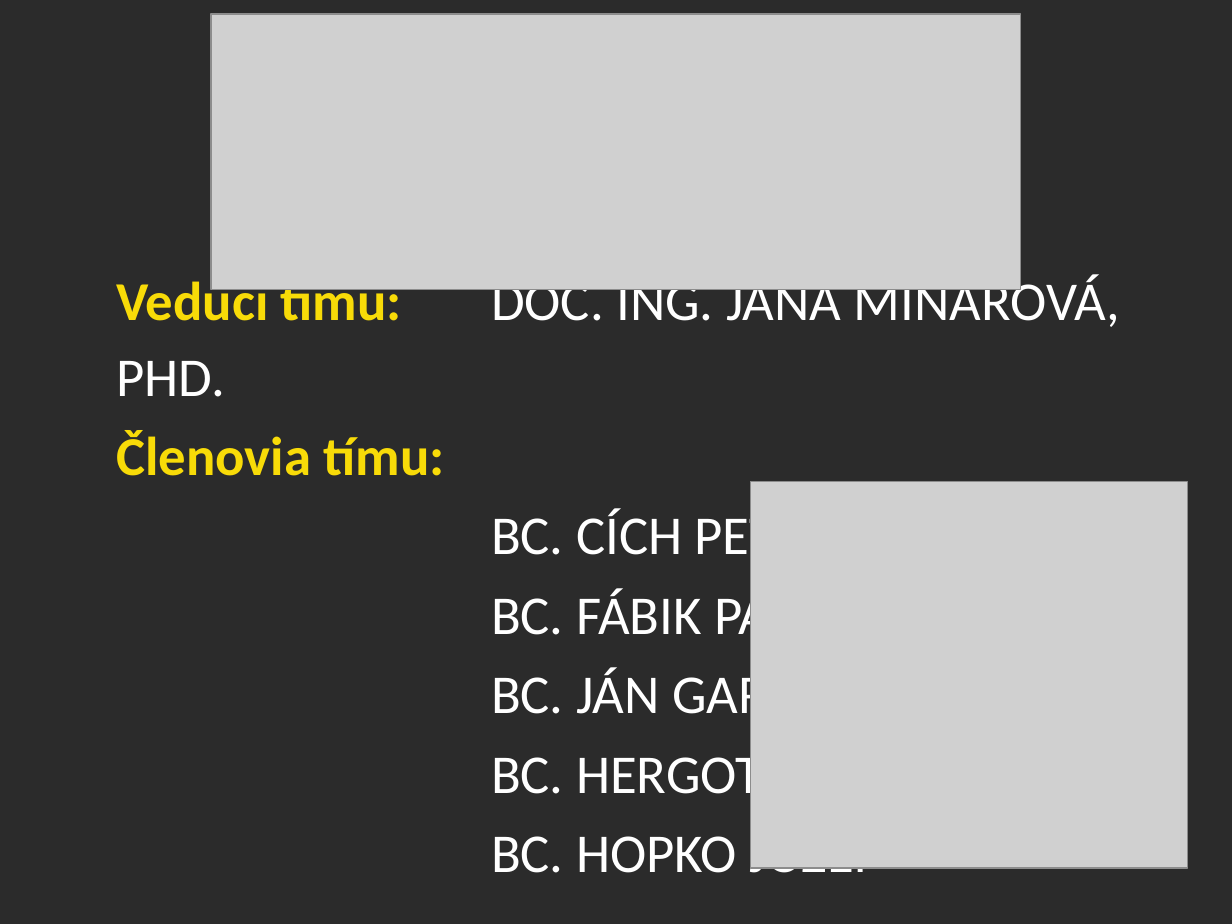
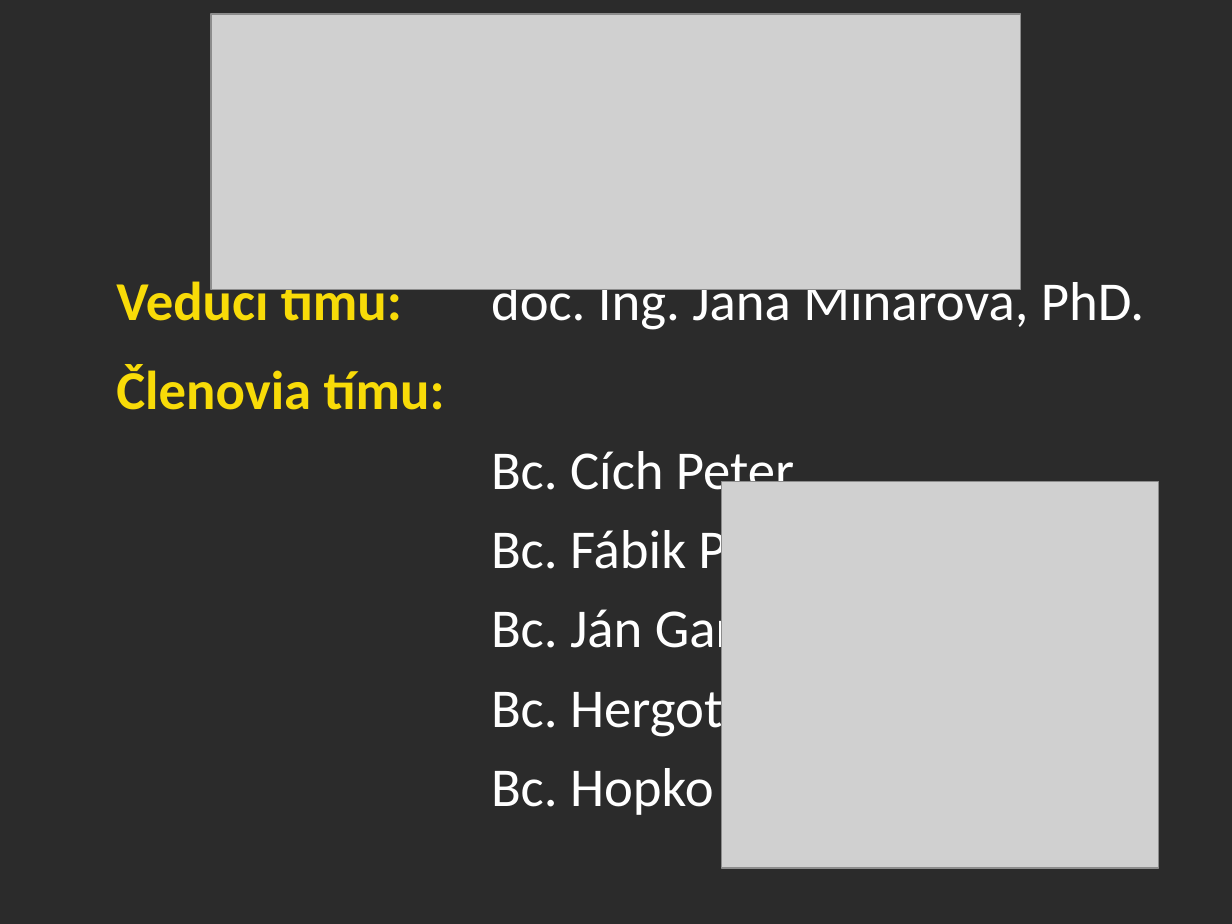
Before and after one commit to googlecode-mirror/timovy2007, a slide deck: slide 1 of doc/prezentacia/alumni_action_presentation.ppt. Drawn at 1232x924 pixels with LibreOffice and Linux fonts; fonts in the diff are those of the drawing; grey boxes stand for pictures; background and template pictures are left out; a plain dark background stands for a picture behind light text. Boxes give left, top, right and bottom in pixels: in the first picture for what was removed or moved away, otherwise in the second. Text is boxed around its words. In the diff, an @@ line names an element or a change of style, - is before the commit and + after.

```diff
--- a/doc/prezentacia/alumni_action_presentation.ppt
+++ b/doc/prezentacia/alumni_action_presentation.ppt
@@ subtitle at <box>116,275,1144,330</box>: text changed @@
-  Vedúci tímu: DOC. ING. JANA MINÁROVÁ, PHD.
+  Vedúci tímu: doc. Ing. Jana Minárová, PhD.
@@ subtitle at <box>491,451,816,815</box>: text changed @@
-  BC. CÍCH PETER
-  BC. FÁBIK PAVOL
-  BC. JÁN GARAJ
-  BC. HERGOTT JOZEF
-  BC. HOPKO JOZEF
+  Bc. Cích Peter
+  Bc. Fábik Pavol
+  Bc. Ján Garaj
+  Bc. Hergott Jozef
+  Bc. Hopko Jozef
@@ picture: place and size @@
-picture at <box>750,482,1186,869</box>
+picture at <box>722,482,1158,869</box>
```
Also in this commit, not shown: 1 other slide changed.
